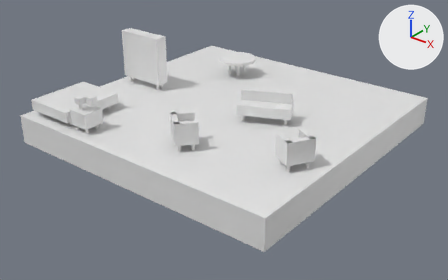
The Blender file assets/map_room1.blend as it was, and as the next commit left it.
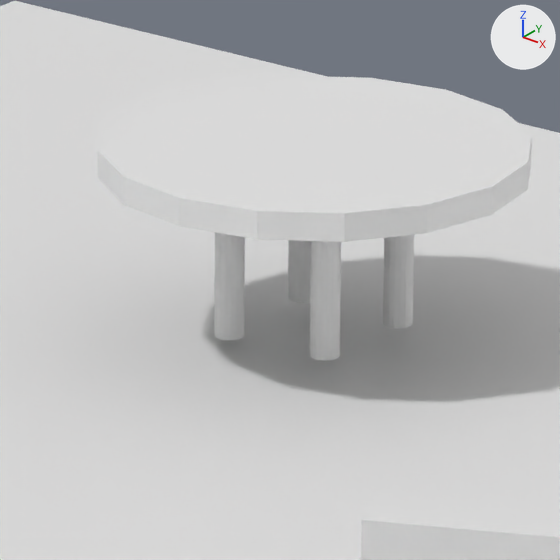
The first picture shows the older version from a 50 mm camera at (12.21, -15.63, 8.32) aimed at (0.25, -0.68, -0.95). The close-ups show both versions on the part from 47% to 58% of the width and 16% to 33% of the height of that picture; other places that the commit changed are outside them. Every picture has the same lights, and +X, +Y and +Z are marked at upper right.
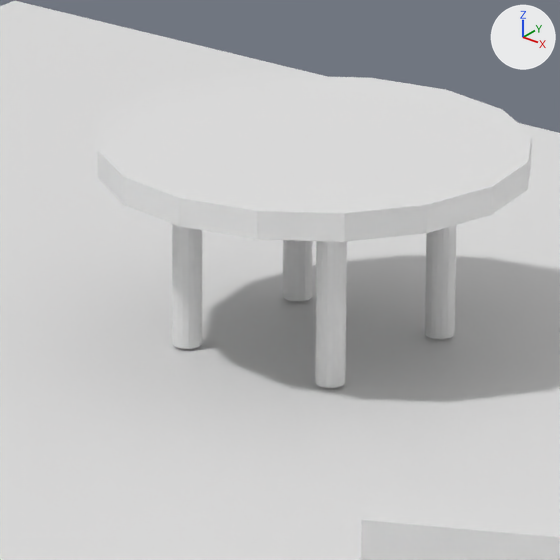
Changed parts and their boxes (x1, y1, x2, y2) in the close-ups (560 x 560 px):
'Cylinder.025', moved: before (214, 232, 245, 340); after (172, 224, 202, 349)
'Cylinder.027', moved: before (383, 235, 414, 328); after (425, 225, 456, 339)
'Cylinder.026', moved: before (310, 241, 341, 360); after (315, 241, 347, 388)
'Cylinder.028', moved: before (288, 240, 311, 303); after (283, 240, 313, 301)

The change, as a diff of the scene's bpy script:
```diff
--- a/assets/map_room1.blend.py
+++ b/assets/map_room1.blend.py
@@ ob_cylinder_025 @@
 ob_cylinder_025 = bpy.data.objects.new('Cylinder.025', me_cylinder_025)
-ob_cylinder_025.location = (-2.0, 2.5, 0.324)
+ob_cylinder_025.location = (-2.1, 2.4, 0.3)
 ob_cylinder_025.scale = (0.1, 0.1, 0.581)
@@ ob_cylinder_026 @@
 ob_cylinder_026 = bpy.data.objects.new('Cylinder.026', me_cylinder_030)
-ob_cylinder_026.location = (-1.6, 2.5, 0.344)
+ob_cylinder_026.location = (-1.5, 2.4, 0.3)
 ob_cylinder_026.scale = (0.1, 0.1, 0.581)
@@ ob_cylinder_027 @@
 ob_cylinder_027 = bpy.data.objects.new('Cylinder.027', me_cylinder_031)
-ob_cylinder_027.location = (-1.6, 2.9, 0.344)
+ob_cylinder_027.location = (-1.5, 3.0, 0.3)
 ob_cylinder_027.scale = (0.1, 0.1, 0.581)
@@ ob_cylinder_028 @@
 ob_cylinder_028 = bpy.data.objects.new('Cylinder.028', me_cylinder_032)
-ob_cylinder_028.location = (-2.0, 2.9, 0.344)
+ob_cylinder_028.location = (-2.1, 3.0, 0.3)
 ob_cylinder_028.scale = (0.1, 0.1, 0.581)
```
